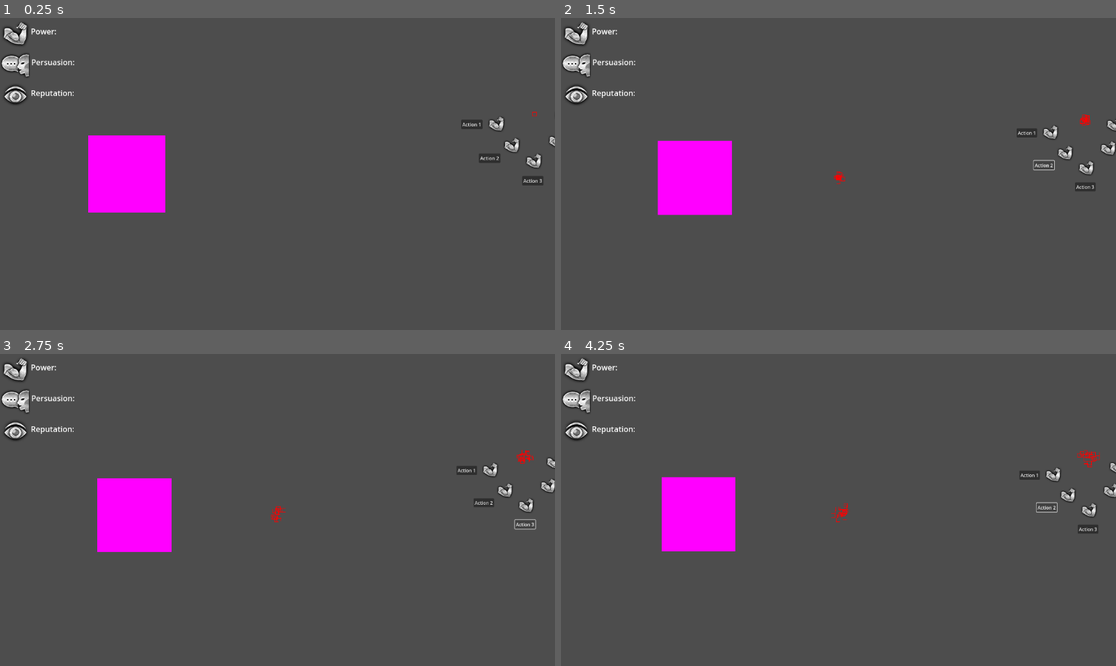
Above: before the commit, frames 1-4 (two rows, left to right).
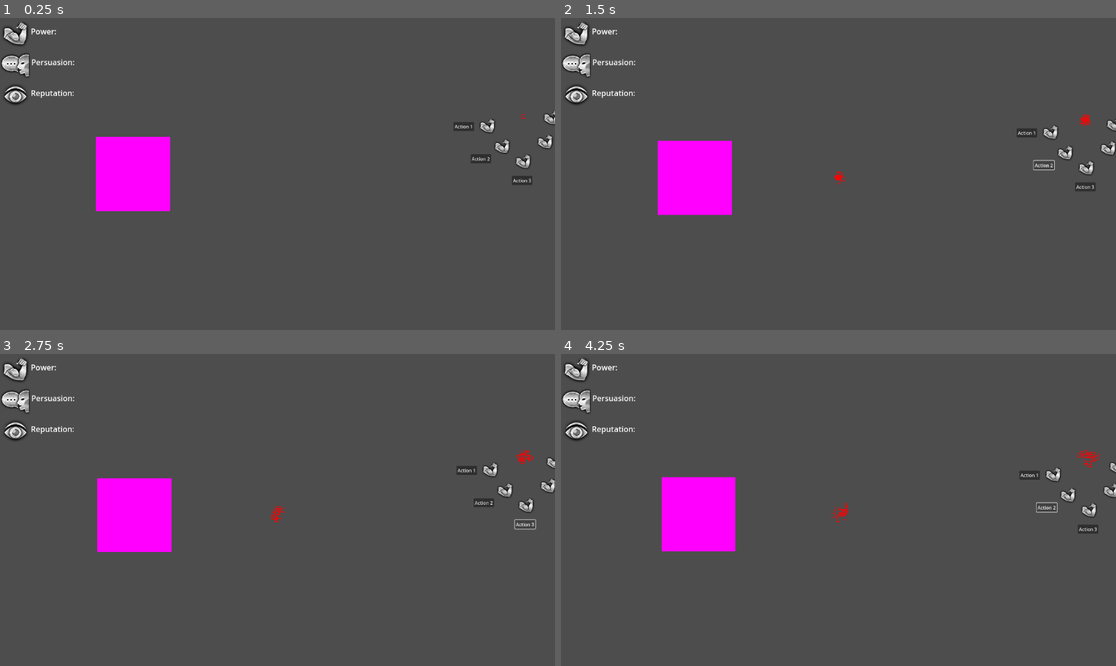
Above: after the commit, the same moments.

Repository: ketexon/ld56-team-3
Game: Godot game, scene res://game.tscn
Two runs of this game, one before a commit and one after it. Both use one fixed random seed, a clock stepped at 60 frames per second and the inputs below.
Inputs:
- Up to frame 1 (0.25 s): no input
- Up to frame 2 (1.5 s): click "Action 1" at 0.5 s; click "Action 2" at 1.25 s
- Up to frame 3 (2.75 s): click "Action 3" at 2 s
- Up to frame 4 (4.25 s): click "Action 1" at 2.75 s; click "Action 2" at 3.5 s

The runs differ from the first frame. In frame 1, 1.5% of the frame differs, in the area x 15-100%, y 29-63%; in frame 2, nothing differs; in frame 3, less than 0.1%; in frame 4, less than 0.1%.

Commit message:
started resource collector

Diff:
--- a/CameraControls.gd
+++ b/CameraControls.gd
@@ -29,6 +29,8 @@
 
 func _ready() -> void:
 	set_zoom_percent(1)
+	zoom.x = zoom_goal
+	zoom.y = zoom_goal
 
 func _unhandled_input(event: InputEvent) -> void:
 	if event is InputEventMouseButton:
--- a/TinyCreature/Roles/ResourceCollector/ResourceCollector.gd
+++ b/TinyCreature/Roles/ResourceCollector/ResourceCollector.gd
@@ -13,6 +13,13 @@
 	get:
 		return colony.visible_resource[resource_type]
 
+enum CollectResourcePhase {
+	MOVING,
+	COLLECTING
+}
+
+var phase := CollectResourcePhase.MOVING
+
 func _process(delta: float) -> void:
 	if not enabled: return
 	if target_resource:
@@ -21,13 +28,36 @@
 		else:
 			_stop_collecting_resource()
 	else:
-		pass
+		if not visible_resources.is_empty():
+			for res in visible_resources:
+				if not target_resource:
+					target_resource = res
+				else:
+					var target_dist = target_resource.global_position.distance_squared_to(
+						tiny_creature.global_position
+					)
+					var cur_dist = target_resource.global_position.distance_squared_to(
+						tiny_creature.global_position
+					)
+					if cur_dist < target_dist:
+						target_resource = res
+			_start_collecting_resource()
+
 
 func _start_collecting_resource():
-	pass
+	phase = CollectResourcePhase.MOVING
+	base_movement_ai.enabled = false
 
 func _collect_resource():
-	pass
+	match phase:
+		CollectResourcePhase.MOVING:
+
+		CollectResourcePhase.COLLECTING:
+			pass
+
+# func _physics_process(delta: float) -> void:
+# 	if target_resource and phase == CollectResourcePhase.MOVING:
+
 
 func _stop_collecting_resource():
 	base_movement_ai.enabled = true
--- a/TinyCreature/Roles/ResourceCollector/ResourceCollector.tscn
+++ b/TinyCreature/Roles/ResourceCollector/ResourceCollector.tscn
@@ -4,3 +4,5 @@
 
 [node name="ResourceCollector" type="Node2D"]
 script = ExtResource("1_22wr7")
+resource_type = null
+role = null
--- a/TinyCreature/TinyCreature.tscn
+++ b/TinyCreature/TinyCreature.tscn
@@ -19,7 +19,7 @@
 region = Rect2(0, 0, 16, 16)
 
 [node name="TinyCreature" type="CharacterBody2D" groups=["player_tiny_creatures"]]
-collision_mask = 0
+collision_mask = 2
 script = ExtResource("1_rww3b")
 
 [node name="BaseMovementAI" type="Node2D" parent="." node_paths=PackedStringArray("tiny_creature")]
--- a/game.tscn
+++ b/game.tscn
@@ -15,7 +15,6 @@
 
 [node name="Camera2D" type="Camera2D" parent="."]
 script = ExtResource("1_6r02h")
-colony_view_half_height_threshold = 400.0
 
 [node name="Colony2" parent="." instance=ExtResource("2_mulan")]
 position = Vector2(852, -199)
@@ -29,6 +28,7 @@
 
 [node name="WoodResource" type="StaticBody2D" parent="." groups=["resources"]]
 position = Vector2(-500, 0)
+collision_layer = 3
 script = ExtResource("5_63egg")
 
 [node name="CollisionShape2D" type="CollisionShape2D" parent="WoodResource"]
